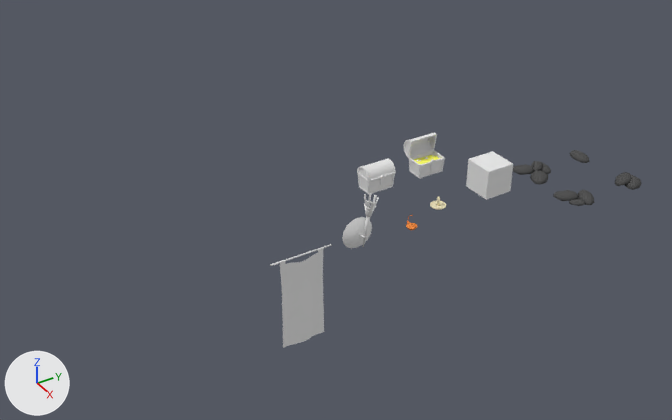
Renders of the Blender file Resources/Blender/Scenery/ModularDungeon/Dn_Furniture.blend from each side of a commit.
Both versions are drawn from a 50 mm camera at (19.6, -14.8, 15.0) aimed at (-3.3, -0.7, -1.3). The lights are fixed; the arrows at lower left show +X, +Y and +Z.

In view in the first picture: 'Dn_Chest_1', 'Dn_Chest_2', 'Dn_Crate_1', 'Dn_Rag_1', 'Dn_Torch_1', 'Dn_Treasure_1_Coins'.
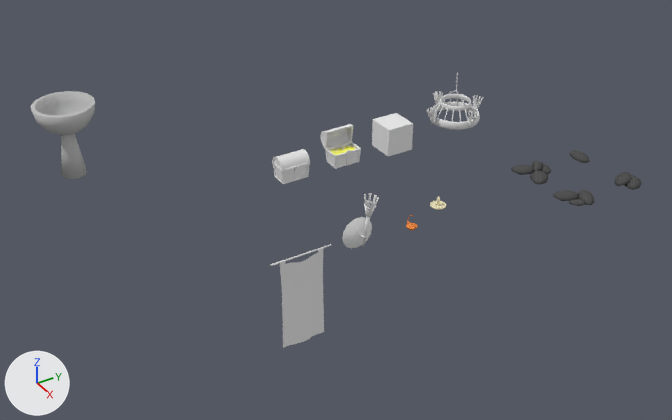
Boxes [x1, y1, x2, y2] around the edits, measured in the pictures (672 x 420 px):
'Dn_Crate_1', moved: before [466, 151, 513, 200]; after [372, 113, 413, 157]
'Dn_Temple_Fire_1', added: after [31, 91, 95, 179]
'Dn_Chest_2', moved: before [404, 133, 445, 178]; after [321, 124, 361, 169]
'Dn_Chest_1', moved: before [357, 158, 396, 194]; after [272, 149, 310, 184]
'Dn_Big_Lamp_1', added: after [430, 72, 480, 130]
'Dn_Treasure_1_Coins', moved: before [414, 155, 440, 165]; after [331, 145, 355, 155]
'Dn_Big_Lamp_1_T3', added: after [427, 107, 437, 124]
'Dn_Big_Lamp_1_T1', added: after [468, 111, 479, 128]
'Dn_Big_Lamp_1_T4', added: after [472, 95, 483, 110]
'Dn_Big_Lamp_1_T2', added: after [433, 91, 443, 105]

The change in detail:
Material 'Material.Stone' (mat_material_stone_1) is new.
Its base color is (0.507, 0.507, 0.507) (grey #bdbdbd).
Mesh me_dn_big_lamp_1 is new.
It has 4412 vertices, 4316 faces and spans x -1.05..1.05, y -1.05..1.05, z -2.09..0.04.
It uses material mat_material_torch (white #e7e7e7).
Mesh me_dn_big_lamp_1_t1 is new.
It has 216 vertices, 210 faces and spans x 0.968..1.437, y -0.206..0.208, z -0.081..0.602.
It uses material mat_material_torch (white #e7e7e7).
Mesh me_dn_big_lamp_1_t2 is new.
It has 216 vertices, 210 faces and spans x -1.437..-0.968, y -0.208..0.206, z -0.081..0.602.
It uses material mat_material_torch (white #e7e7e7).
Mesh me_dn_big_lamp_1_t3 is new.
It has 216 vertices, 210 faces and spans x -0.206..0.208, y -1.437..-0.968, z -0.081..0.602.
It uses material mat_material_torch (white #e7e7e7).
Mesh me_dn_big_lamp_1_t4 is new.
It has 216 vertices, 210 faces and spans x -0.208..0.206, y 0.968..1.437, z -0.081..0.602.
It uses material mat_material_torch (white #e7e7e7).
Mesh me_dn_temple_fire_1 is new.
It has 160 vertices, 132 faces and spans x -1.0..1.0, y -1.0..1.0, z 0.0..2.52.
It uses material mat_material_stone_1 (its picture is missing).
Object 'Dn_Crate_1' (ob_dn_crate_1) moves from (0.0, 3.0, 0.0) to (-4.0, 2.0, 0.0).
Object 'Dn_Chest_1' (ob_dn_chest_1) moves from (-2.0, 0.0, 0.0) to (-4.0, -2.0, 0.0).
Object 'Dn_Treasure_1_Coins' (ob_dn_treasure_1_coins) moves from (-2.0, 2.0, 0.1) to (-4.0, 0.0, 0.1).
Object 'Dn_Chest_2' (ob_dn_chest_2) moves from (-2.0, 2.0, 0.0) to (-4.0, 0.0, 0.0).
Object 'Dn_Big_Lamp_1_T1' (ob_dn_big_lamp_1_t1) is new; it shows me_dn_big_lamp_1_t1.
Its parent is ob_dn_big_lamp_1.
Its location is (0.0, 0.0, -1.907).
Object 'Dn_Big_Lamp_1' (ob_dn_big_lamp_1) is new; it shows me_dn_big_lamp_1.
Its location is (-8.0, 8.0, 0.0).
Object 'Dn_Big_Lamp_1_T2' (ob_dn_big_lamp_1_t2) is new; it shows me_dn_big_lamp_1_t2.
Its parent is ob_dn_big_lamp_1.
Its location is (0.0, 0.0, -1.907).
Object 'Dn_Big_Lamp_1_T3' (ob_dn_big_lamp_1_t3) is new; it shows me_dn_big_lamp_1_t3.
Its parent is ob_dn_big_lamp_1.
Its location is (0.0, 0.0, -1.907).
Object 'Dn_Big_Lamp_1_T4' (ob_dn_big_lamp_1_t4) is new; it shows me_dn_big_lamp_1_t4.
Its parent is ob_dn_big_lamp_1.
Its location is (0.0, 0.0, -1.907).
Object 'Dn_Temple_Fire_1' (ob_dn_temple_fire_1) is new; it shows me_dn_temple_fire_1.
Its location is (-8.0, -8.0, 0.0).
